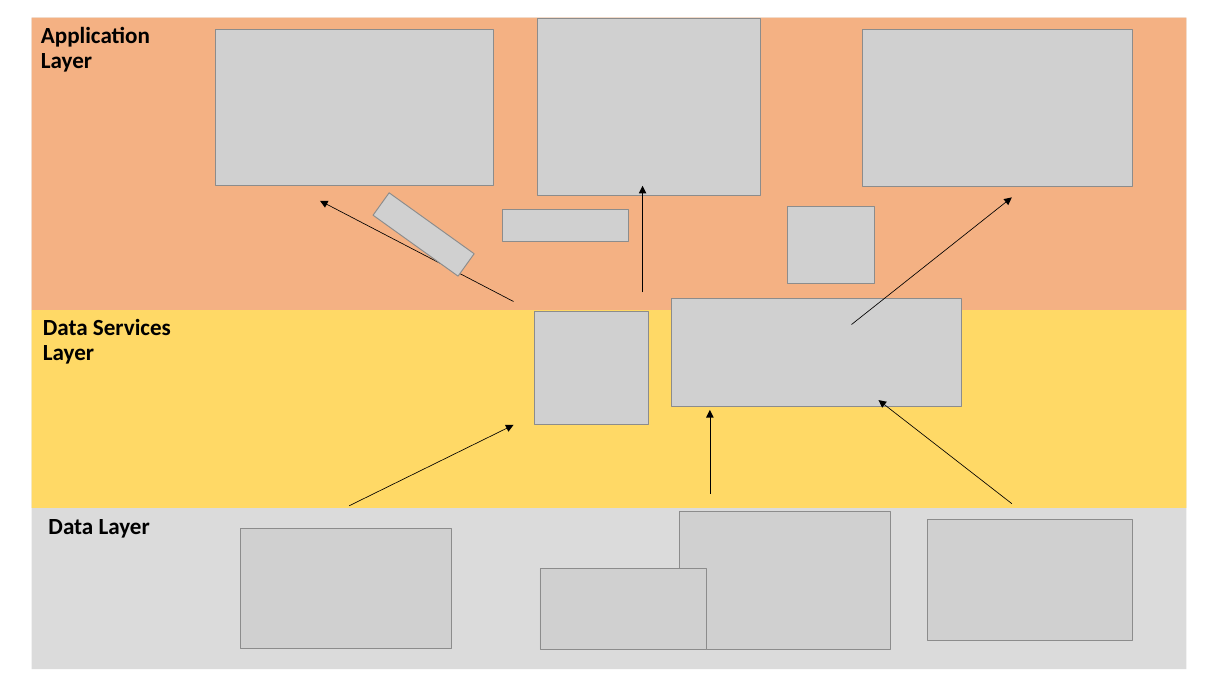
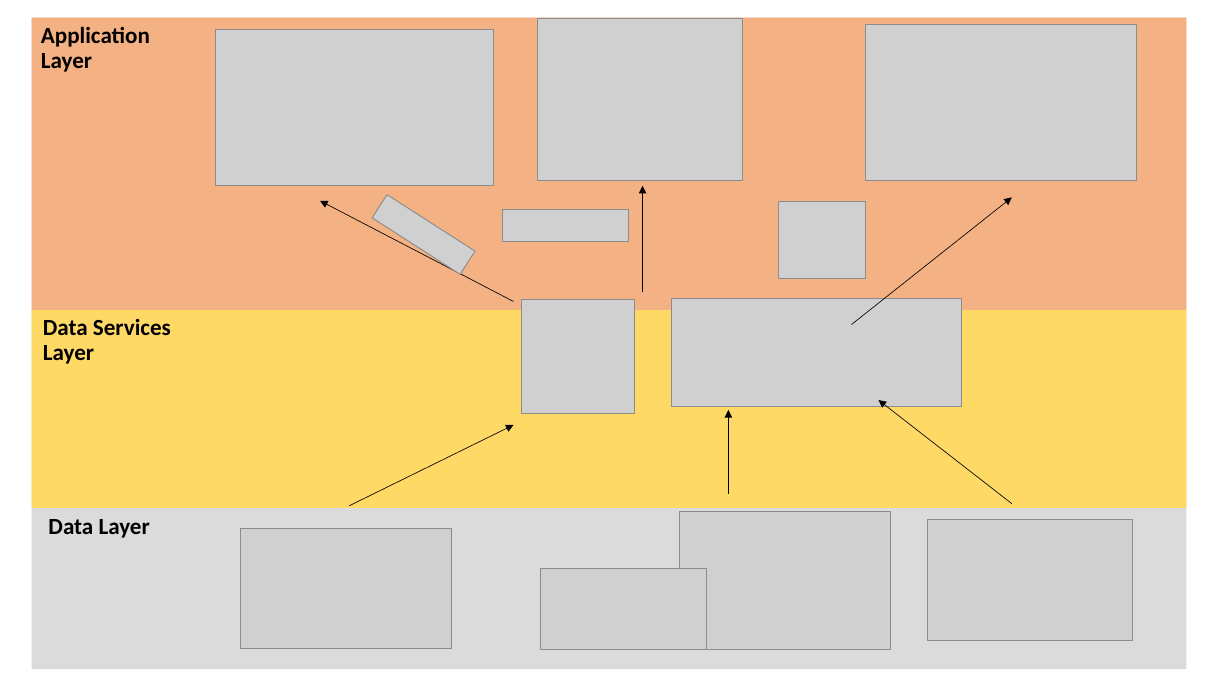
Before and after one commit to ypleungaa/Control_Room_AEC_Industry, a slide deck: slide 1 of write-up/methodology.pptx. Drawn at 1232x693 pixels with LibreOffice and Linux fonts; fonts in the diff are those of the drawing; grey boxes stand for pictures. Boxes give left, top, right and bottom in pixels: in the first picture for what was removed or moved away, otherwise in the second. Text is boxed around its words. In the diff, an @@ line names an element or a change of style, - is before the commit and + after.

```diff
--- a/write-up/methodology.pptx
+++ b/write-up/methodology.pptx
@@ picture: place and size @@
-picture at box(538, 18, 762, 195)
+picture at box(538, 18, 743, 181)
@@ picture: place and size @@
-picture at box(862, 30, 1133, 186)
+picture at box(866, 24, 1137, 180)
@@ picture at box(372, 195, 475, 275): rotation 35 to 32 degrees @@
@@ picture: place and size @@
-picture at box(787, 206, 874, 284)
+picture at box(779, 201, 866, 279)
@@ picture: place and size @@
-picture at box(534, 311, 648, 425)
+picture at box(521, 299, 635, 413)
@@ arrow moved from (710, 494) - (710, 410) to (728, 494) - (728, 410) @@
```
Also in this commit, not shown: 45 other files.
